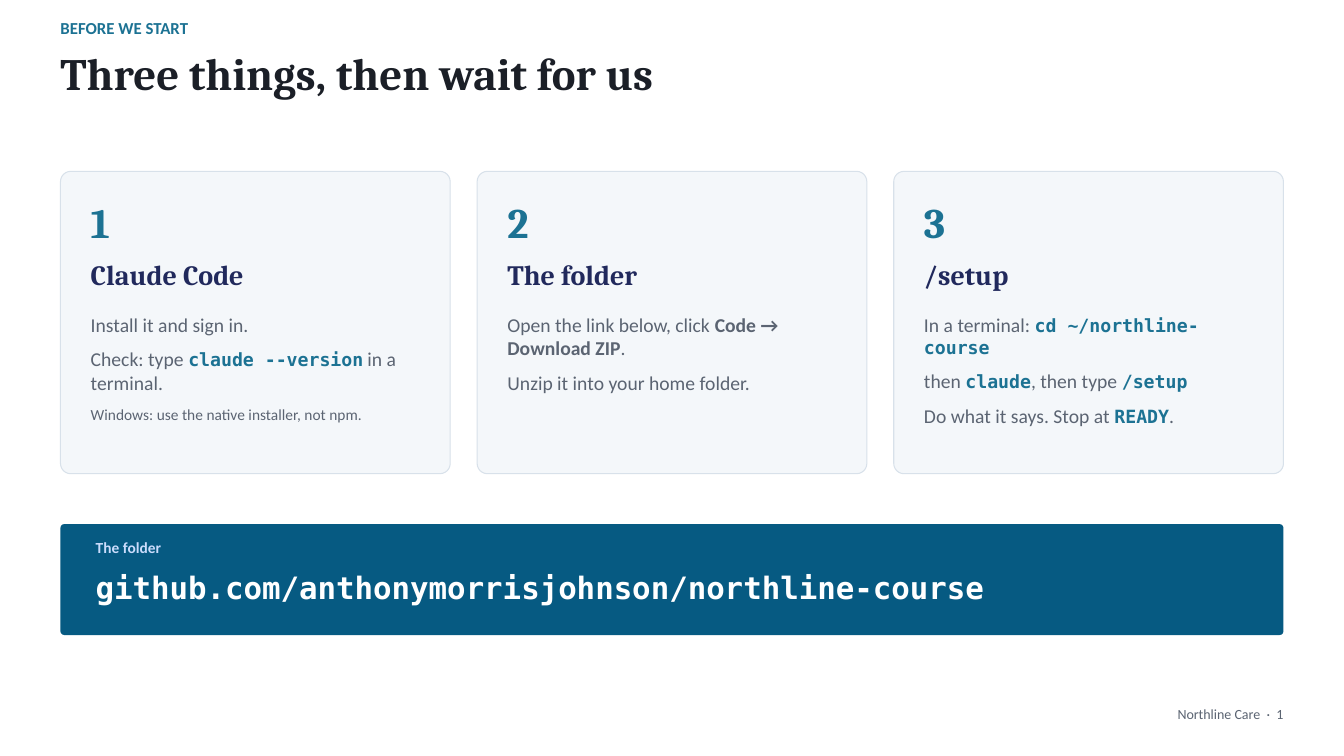
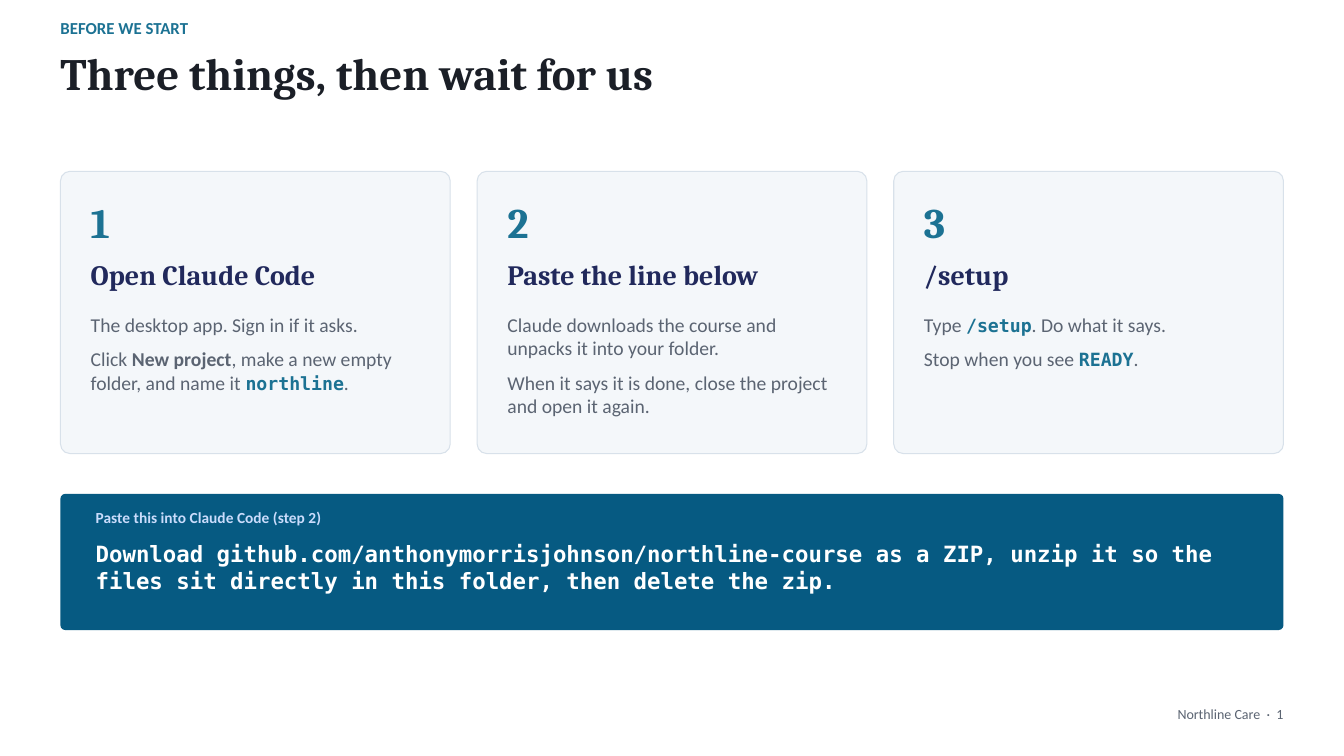
Before and after one commit to anthonymorrisjohnson/northline-course, a slide deck: slide 1 of slides/deck.pptx. Drawn at 1344x756 pixels with LibreOffice and Linux fonts; fonts in the diff are those of the drawing. Boxes give left, top, right and bottom in pixels: in the first picture for what was removed or moved away, otherwise in the second. Text is boxed around its words. In the diff, an @@ line names an element or a change of style, - is before the commit and + after.

```diff
--- a/slides/deck.pptx
+++ b/slides/deck.pptx
@@ rounded rectangle: place and size @@
-rounded rectangle at (60, 171, 451, 474)
+rounded rectangle at (60, 171, 451, 454)
@@ rounded rectangle: place and size @@
-rounded rectangle at (477, 171, 867, 474)
+rounded rectangle at (477, 171, 867, 454)
@@ rounded rectangle: place and size @@
-rounded rectangle at (894, 171, 1285, 474)
+rounded rectangle at (894, 171, 1285, 454)
@@ text at (91, 265, 315, 291): text changed @@
-Claude Code
+Open Claude Code
@@ text at (507, 265, 758, 285): text changed @@
-The folder
+Paste the line below
@@ text at (91, 318, 392, 392): text changed @@
-Install it and sign in.
-Check: type claude --version in a terminal.
-Windows: use the native installer, not npm.
+The desktop app. Sign in if it asks.
+Click New project, make a new empty folder, and name it northline.
@@ text at (507, 318, 827, 417): text changed @@
-Open the link below, click Code → Download ZIP.
-Unzip it into your home folder.
+Claude downloads the course and unpacks it into your folder.
+When it says it is done, close the project and open it again.
@@ text at (924, 318, 1166, 369): text changed @@
-In a terminal: cd ~/northline-course
-then claude, then type /setup
-Do what it says. Stop at READY.
+Type /setup. Do what it says.
+Stop when you see READY.
@@ rounded rectangle: place and size @@
-rounded rectangle at (60, 524, 1284, 635)
+rounded rectangle at (60, 494, 1284, 630)
@@ text at (96, 512, 321, 526): text changed @@
-The folder
+Paste this into Claude Code (step 2)
@@ text at (96, 544, 1212, 594): text changed; size 22 to 16 pt @@
-github.com/anthonymorrisjohnson/northline-course
+Download github.com/anthonymorrisjohnson/northline-course as a ZIP, unzip it so the files sit directly in this folder, then delete the zip.
```
Also in this commit, not shown: 3 other files.
